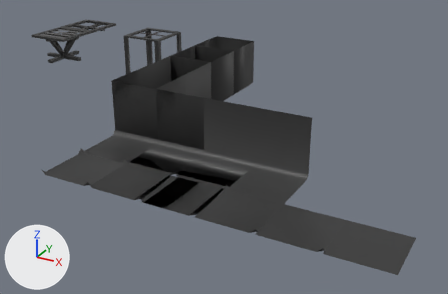
Renders of the FBX model Assets/Art/Models/Structures/Floors/Plenums.fbx from each side of a commit.
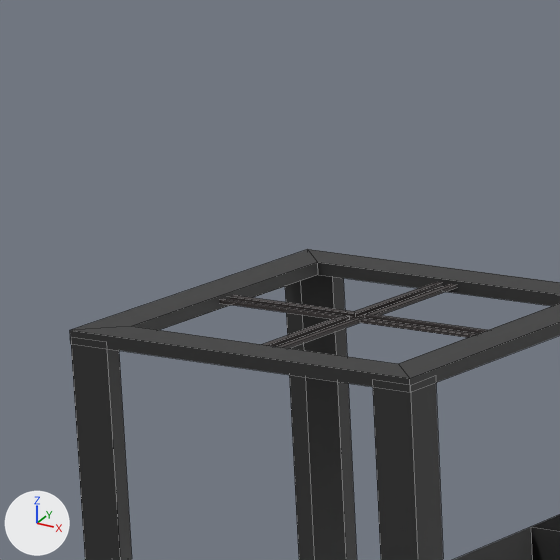
Each version appears first whole from a 50 mm camera at (7.73, -9.27, 3.52) aimed at (2.33, 0.54, -1.38), and next in a close-up on the part from 26% to 39% of the width and 1% to 20% of the height. Every picture has the same lights, and +X, +Y and +Z are marked at lower left. The close-ups show mesh edges as thin lines. Where no turn or scale is listed for an object, it has been applied to the vertices. Vertices at the same position are counted once.

The first close-up shows 'Plenum', 'PlenumCoverI', 'PlenumCoverU'.
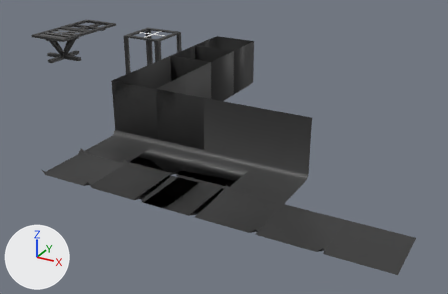
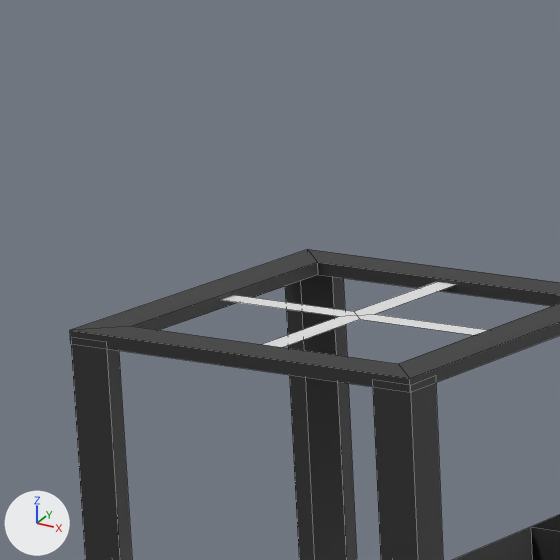
What changed in the scene script:
```text
Change me_plane_046:
    used by ob_plenum; location = (-1.0, 3.0, 0.0)
    remove me_plane_046.from_pydata(...)  # 108 vertices, 66 faces; spans x -0.5..0.5, y -0.5..0.5, z -1.009..-0.027
    add me_plane_046.from_pydata(...)  # 73 vertices, 41 faces; spans x -0.5..0.5, y -0.5..0.5, z -1.006..-0.027
    me_plane_046 part 1: 36 vertices removed from x -0.485..0.485, y -0.485..0.485, z -0.046..-0.038; 1 vertex added at x 0.0, y 0.0, z -0.038
```

Where the change shows, as pixel boxes (x1, y1, x2, y2) in the close-ups (560 x 560 px):
part 1 of me_plane_046, cut back: before (220, 282, 487, 348); after (221, 282, 487, 347)
